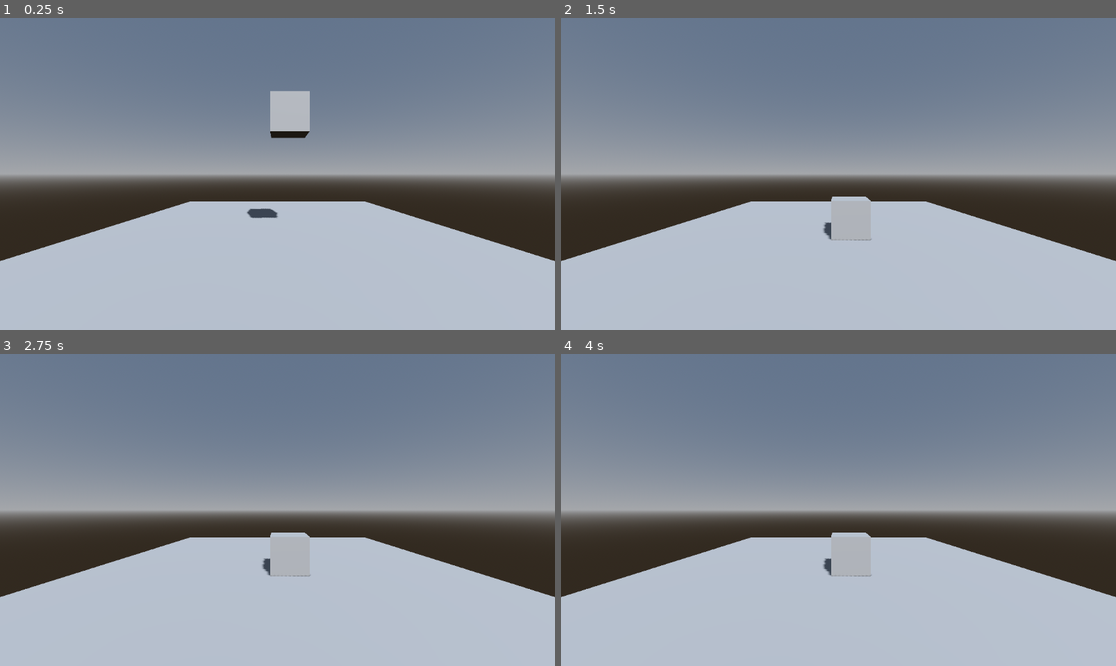
Above: before the commit, frames 1-4 (two rows, left to right).
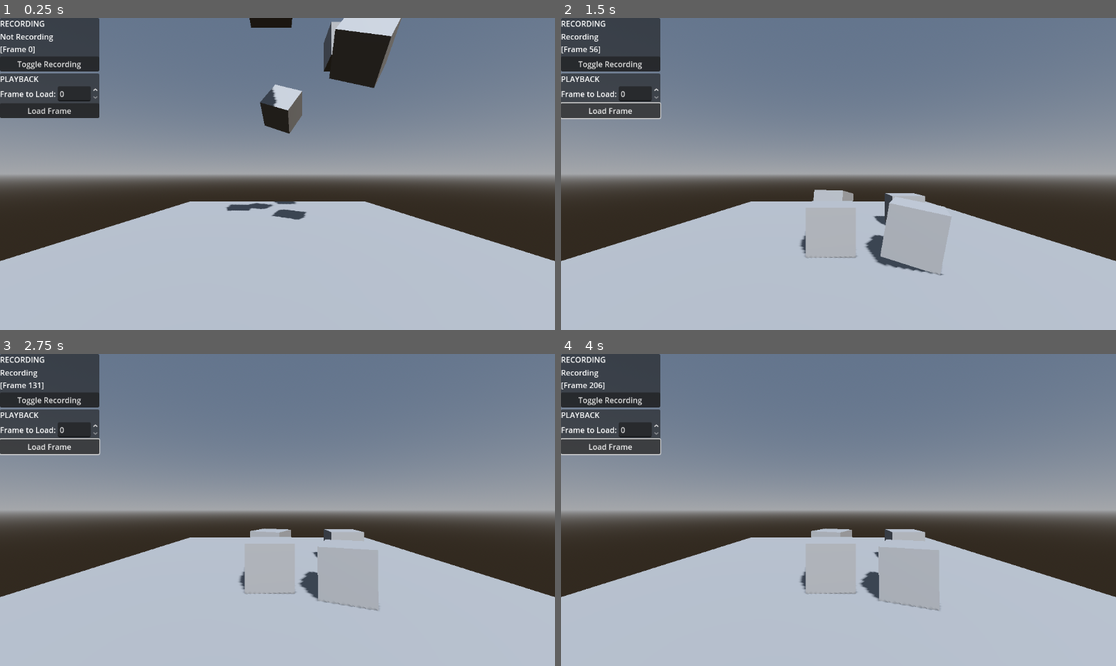
Above: after the commit, the same moments.

Repository: Brettehwarrior/fren-makes-a-movie
Game: Godot game, scene res://scenes/test/trent/state_recording/state_recording.tscn
Same seed, same stepped clock (60 frames per second), same inputs: the game is played once before the commit and once after it.
Inputs (mouse positions are in pixels of both pictures, inside the frame that each line leads up to):
- Up to frame 1 (0.25 s): no input
- Up to frame 2 (1.5 s): click (610, 64) at 0.5 s, where only the run after the commit has a clickable "Toggle Recording"; click (610, 111) at 1.25 s, where only the run after the commit has a clickable "Load Frame"
- Up to frame 3 (2.75 s): no input
- Up to frame 4 (4 s): hold Down (ui_down) 2.78-3.53 s

The runs differ from the first frame. In frame 1, 9.9% of the frame differs, in the area x 0-73%, y 0-65%; in frame 2, 8.3%; in frame 3, 6.5%; in frame 4, 6.5%.

Commit message:
implement simple state record/load demo

Diff:
--- a/scenes/objects/simple/simple_rigid_body.gd
+++ b/scenes/objects/simple/simple_rigid_body.gd
@@ -16,9 +16,3 @@
 
 func _tick() -> void:
     pass #print("tick!")
-
-func _process(_delta: float) -> void:
-    if Input.is_action_just_pressed("ui_down"):
-        ReplayManager.start_recording()
-    elif Input.is_action_just_released("ui_down"):
-        ReplayManager.stop_recording()
--- a/scenes/singleton/replay_manager/replay_manager.gd
+++ b/scenes/singleton/replay_manager/replay_manager.gd
@@ -57,15 +57,34 @@
 
 	for node in nodes:
 		if node.has_method("_save_state"):
-			var node_state : Dictionary = node._save_state()
-			var node_frame_data = NodeFrameData.new(_current_recording_frame, node_state)
-
-			var node_path = str(node.get_path())
-			var frame_history : NodeFrameDataHistory = _recorded_objects.get_or_add(node_path, NodeFrameDataHistory.new())
-
-			frame_history.list.append(node_frame_data)
+			_record_node_state(node)
 
 	_current_recording_frame += 1
+
+
+func _record_node_state(node : Node) -> void:
+	var node_state : Dictionary = node._save_state()
+	var node_frame_data = NodeFrameData.new(_current_recording_frame, node_state)
+
+	var node_path = str(node.get_path())
+	var frame_history : NodeFrameDataHistory = _recorded_objects.get_or_add(node_path, NodeFrameDataHistory.new())
+
+	frame_history.list.append(node_frame_data)
+
+
+func load_game_state(frame : int) -> void:
+	var replayable_nodes : Array[Node] = get_tree().get_nodes_in_group("replayable")
+
+	for node in replayable_nodes:
+		if node.has_method("_load_state"):
+			var node_path = str(node.get_path())
+			var frame_history : NodeFrameDataHistory = _recorded_objects.get(node_path)
+			var state_to_load : Dictionary
+			for frame_data in frame_history.list:
+				if frame_data.frame_index == frame:
+					state_to_load = frame_data.node_state
+					break
+			node._load_state(state_to_load)
 
 
 func start_recording() -> void:
@@ -76,3 +95,10 @@
 func stop_recording() -> void:
 	_is_recording = false
 	stopped_recording.emit()
+
+
+func is_recording() -> bool:
+	return _is_recording
+
+func get_current_recording_frame() -> int:
+	return _current_recording_frame
--- a/scenes/test/trent/state_recording/state_recording.tscn
+++ b/scenes/test/trent/state_recording/state_recording.tscn
@@ -1,6 +1,7 @@
-[gd_scene load_steps=6 format=3 uid="uid://bpustnxk14xmd"]
+[gd_scene load_steps=7 format=3 uid="uid://bpustnxk14xmd"]
 
 [ext_resource type="PackedScene" uid="uid://b7u8dyskxyrx6" path="res://scenes/objects/simple/rigid_body_cube.tscn" id="1_35tti"]
+[ext_resource type="PackedScene" uid="uid://bx6et0snsnu0t" path="res://scenes/test/trent/state_recording/test_recording_ui.tscn" id="2_kpg22"]
 
 [sub_resource type="ProceduralSkyMaterial" id="ProceduralSkyMaterial_hs12w"]
 
@@ -38,4 +39,17 @@
 shape = SubResource("BoxShape3D_hs12w")
 
 [node name="RigidBodyCube" parent="." instance=ExtResource("1_35tti")]
-transform = Transform3D(1, 0, 0, 0, 1, 0, 0, 0, 1, 0.31328, 4.0296, 1.35136)
+transform = Transform3D(1, 0, 0, 0, 1, 0, 0, 0, 1, -0.154459, 6.58582, 2.41161)
+
+[node name="RigidBodyCube2" parent="." instance=ExtResource("1_35tti")]
+transform = Transform3D(1, 0, 0, 0, 1, 0, 0, 0, 1, 2.1379, 6.58582, 0.262372)
+
+[node name="RigidBodyCube3" parent="." instance=ExtResource("1_35tti")]
+transform = Transform3D(-0.0969662, 0.483693, -0.86985, 0.538332, 0.760582, 0.362923, 0.837136, -0.433077, -0.334138, 0.168108, 4.65854, 0.0184087)
+
+[node name="RigidBodyCube4" parent="." instance=ExtResource("1_35tti")]
+transform = Transform3D(-0.0969662, 0.483693, -0.86985, 0.538332, 0.760582, 0.362923, 0.837136, -0.433077, -0.334138, 1.81534, 5.11259, 2.65557)
+
+[node name="CanvasLayer" type="CanvasLayer" parent="."]
+
+[node name="TestRecordingUI" parent="CanvasLayer" instance=ExtResource("2_kpg22")]
--- /dev/null
+++ b/scenes/test/trent/state_recording/test_recording_ui.gd
@@ -0,0 +1,23 @@
+extends Control
+
+@export var recording_status_label : Label
+@export var frame_spin_box : SpinBox
+
+func _process(_delta: float) -> void:
+	frame_spin_box.max_value = ReplayManager.get_current_recording_frame()
+
+	if ReplayManager.is_recording():
+		recording_status_label.text = "Recording\n[Frame %d]" % ReplayManager.get_current_recording_frame()
+	else:
+		recording_status_label.text = "Not Recording\n[Frame %d]" % ReplayManager.get_current_recording_frame()
+
+
+func _on_toggle_recording_button_pressed() -> void:
+	if ReplayManager.is_recording():
+		ReplayManager.stop_recording()
+	else:
+		ReplayManager.start_recording()
+
+
+func _on_load_frame_button_pressed() -> void:
+	ReplayManager.load_game_state(int(frame_spin_box.value))
--- /dev/null
+++ b/scenes/test/trent/state_recording/test_recording_ui.tscn
@@ -0,0 +1,61 @@
+[gd_scene load_steps=2 format=3 uid="uid://bx6et0snsnu0t"]
+
+[ext_resource type="Script" uid="uid://br5h7tmns6bjs" path="res://scenes/test/trent/state_recording/test_recording_ui.gd" id="1_5m0rh"]
+
+[node name="TestRecordingUI" type="Control" node_paths=PackedStringArray("recording_status_label", "frame_spin_box")]
+layout_mode = 3
+anchors_preset = 0
+offset_right = 40.0
+offset_bottom = 40.0
+script = ExtResource("1_5m0rh")
+recording_status_label = NodePath("VBoxContainer/PanelContainer/HBoxContainer/RecordingStatusLabel")
+frame_spin_box = NodePath("VBoxContainer/PanelContainer2/HBoxContainer/HBoxContainer/FrameSpinBox")
+
+[node name="VBoxContainer" type="VBoxContainer" parent="."]
+offset_right = 40.0
+offset_bottom = 40.0
+
+[node name="PanelContainer" type="PanelContainer" parent="VBoxContainer"]
+layout_mode = 2
+
+[node name="HBoxContainer" type="VBoxContainer" parent="VBoxContainer/PanelContainer"]
+layout_mode = 2
+
+[node name="Label" type="Label" parent="VBoxContainer/PanelContainer/HBoxContainer"]
+layout_mode = 2
+text = "RECORDING"
+
+[node name="RecordingStatusLabel" type="Label" parent="VBoxContainer/PanelContainer/HBoxContainer"]
+layout_mode = 2
+text = "Not Recording"
+
+[node name="ToggleRecordingButton" type="Button" parent="VBoxContainer/PanelContainer/HBoxContainer"]
+layout_mode = 2
+text = "Toggle Recording"
+
+[node name="PanelContainer2" type="PanelContainer" parent="VBoxContainer"]
+layout_mode = 2
+
+[node name="HBoxContainer" type="VBoxContainer" parent="VBoxContainer/PanelContainer2"]
+layout_mode = 2
+
+[node name="Label" type="Label" parent="VBoxContainer/PanelContainer2/HBoxContainer"]
+layout_mode = 2
+text = "PLAYBACK"
+
+[node name="HBoxContainer" type="HBoxContainer" parent="VBoxContainer/PanelContainer2/HBoxContainer"]
+layout_mode = 2
+
+[node name="Label" type="Label" parent="VBoxContainer/PanelContainer2/HBoxContainer/HBoxContainer"]
+layout_mode = 2
+text = "Frame to Load:"
+
+[node name="FrameSpinBox" type="SpinBox" parent="VBoxContainer/PanelContainer2/HBoxContainer/HBoxContainer"]
+layout_mode = 2
+
+[node name="LoadFrameButton" type="Button" parent="VBoxContainer/PanelContainer2/HBoxContainer"]
+layout_mode = 2
+text = "Load Frame"
+
+[connection signal="pressed" from="VBoxContainer/PanelContainer/HBoxContainer/ToggleRecordingButton" to="." method="_on_toggle_recording_button_pressed"]
+[connection signal="pressed" from="VBoxContainer/PanelContainer2/HBoxContainer/LoadFrameButton" to="." method="_on_load_frame_button_pressed"]
Not shown, added: scenes/test/trent/state_recording/test_recording_ui.gd.uid
